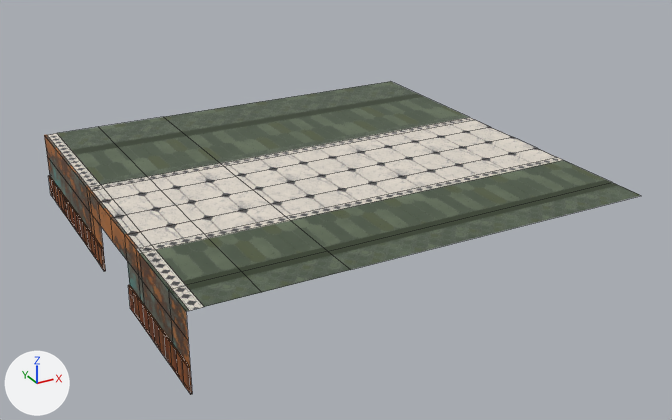
Two versions of the FBX model Celestial Slayer (Unity File)/Assets/Art/Models/Environment/Buldings/DinningHallFloor.fbx, one commit apart.
One viewpoint serves both versions: a camera (50 mm lens) standing at (-92.2, -176.1, 83.3) and looking at (0.6, -7.4, -1.0). The lights are fixed; the arrows at lower left show +X, +Y and +Z. The older version comes first. Mesh edges are drawn as thin lines. Where no turn or scale is listed for an object, it has been applied to the vertices. Vertices at exactly the same position are counted once.
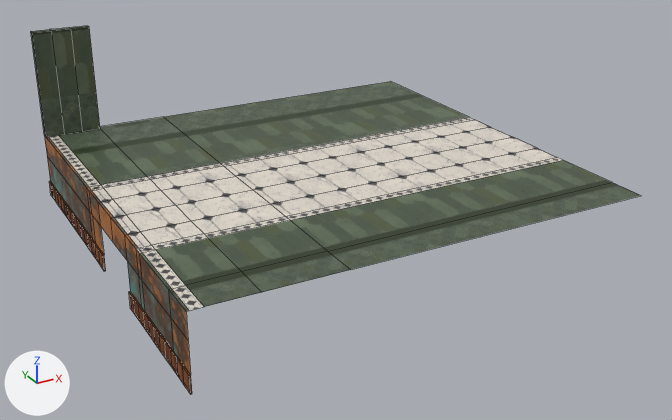
Where the change shows, as pixel boxes [x1, y1, x2, y2] in the pictures (672 x 420 px; the box of a moved part takes in the faces that stretch with it):
'Plane.007', reshaped (17% taller): before [44, 81, 641, 395]; after [31, 26, 641, 395]
part 1 of me_plane_007, added: after [31, 26, 100, 137]
part 2 of me_plane_007, moved or reshaped: [47, 157, 106, 272] in both
part 3 of me_plane_007, moved or reshaped: [127, 261, 192, 395] in both

The change, as a list of edits to the scene's bpy script:
```text
Add img_verdantgreen_low_idlayer001_albedotransparency_png_001:
    img_verdantgreen_low_idlayer001_albedotransparency_png_001 = load_image('VerdantGreen_low_IDLayer001_AlbedoTransparency.png.001', '../../../../../../Blender Files/Textures/EnvironmentTrimSheetTextures/VerdentGreenTile/VerdantGreen_low_IDLayer001_AlbedoTransparency.png', 2048, 2048, 'sRGB')
Add img_verdantgreen_low_idlayer001_normal_png_001:
    img_verdantgreen_low_idlayer001_normal_png_001 = load_image('VerdantGreen_low_IDLayer001_Normal.png.001', '../../../../../../Blender Files/Textures/EnvironmentTrimSheetTextures/VerdentGreenTile/VerdantGreen_low_IDLayer001_Normal.png', 2048, 2048, 'Non-Color')
Add mat_verdfantgreen:
    mat_verdfantgreen = bpy.data.materials.new('VerdfantGreen')
    # uses the picture img_verdantgreen_low_idlayer001_albedotransparency_png_001
    # uses the picture img_verdantgreen_low_idlayer001_normal_png_001
Change me_plane_007:
    used by ob_plane_007; location = (0.0, 0.0, 0.0)
    remove me_plane_007.from_pydata(...)  # 206 vertices, 158 faces; spans x -50.4..50.1, y -49.6..49.6, z -8.0..8.0
    add me_plane_007.from_pydata(...)  # 217 vertices, 172 faces; spans x -50.4..50.1, y -49.6..49.6, z -8.0..33.7
    me_plane_007 part 1: a new loose piece of 16 vertices spanning x -50.1..-36.7, y 47.6..49.6, z 8.0..33.7, in mat_verdfantgreen
    me_plane_007 part 2
    8 vertices are removed from x -50.4..-50.1, y 1.7..49.6, z -2.8
    13 faces are deleted
    32 vertices in x -50.4..-50.1, y 1.7..49.6, z -2.8 move by (0.0, 0.0, -1.4)
    4 vertices are added at (-50.1, 1.7, -4.2), (-50.1, 34.8, -4.2), (-50.4, 34.8, -4.2), (-50.1, 49.6, -4.2)
    2 new faces join them, mat_bronze
    1 new face joins them, mat_wood
    10 new faces join them, mat_woodfloor
    me_plane_007 part 3
    27 vertices in x -50.4..-50.1, y -49.4..-16.4, z -2.8 move by (0.0, 0.0, -1.4)
    other edits to the shape of me_plane_007 do not show in these pictures
    add me_plane_007.materials.append(mat_verdfantgreen)
```
